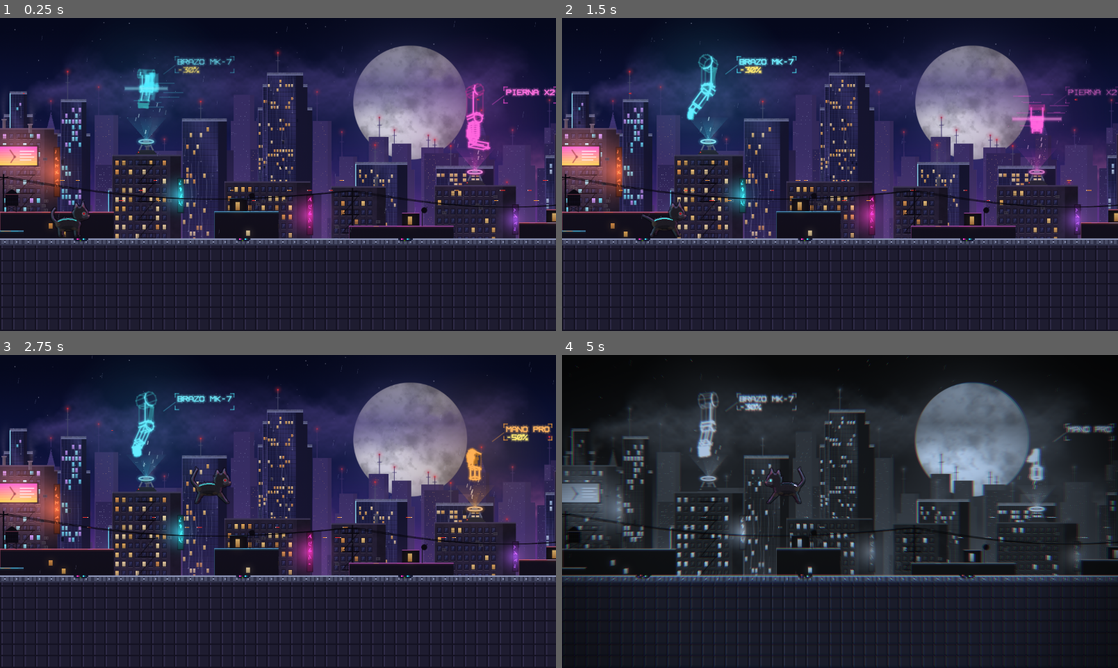
Above: before the commit, frames 1-4 (two rows, left to right).
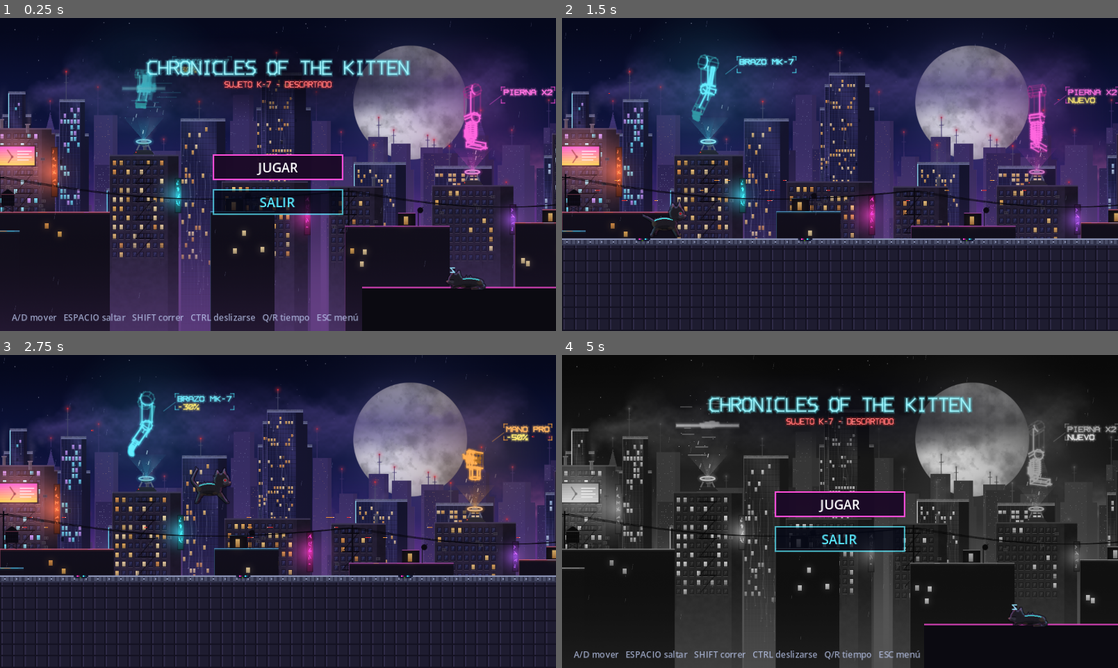
Above: after the commit, the same moments.

Repository: baltamiranocarrasco-ux/chronicles-of-the-kitten
Game: Godot game, scene res://scenes/main_menu.tscn
Same seed, same stepped clock (60 frames per second), same inputs: the game is played once before the commit and once after it. Before the commit the project starts from res://scenes/test_level.tscn.
Inputs (mouse positions are in pixels of both pictures, inside the frame that each line leads up to):
- Up to frame 1 (0.25 s): no input
- Up to frame 2 (1.5 s): click (840, 168) at 0.5 s, where only the run after the commit has a clickable "JUGAR"; move the mouse to (962, 158) at 1.27 s; hold D (move_right) from 1.28 s (still down); tap E (interact) at 1.35 s; click (962, 158) at 1.42 s
- Up to frame 3 (2.75 s): tap Space (jump) at 1.52, 2.27 s; move the mouse to (166, 527) at 2.02 s; release D (move_right) at 2.03 s; hold S (move_down) from 2.03 s (still down); tap Ctrl (slide) at 2.1 s; click (166, 527) at 2.17 s
- Up to frame 4 (5 s): move the mouse to (895, 442) at 2.77 s; release S (move_down) at 2.78 s; hold D (move_right) 2.78-3.53 s; tap Q (slow_time) at 2.85 s; click (895, 442) at 2.92 s; move the mouse to (812, 574) at 3.52 s; hold W (move_up) 3.53-4.28 s; tap Shift (sprint) at 3.6 s; click (812, 574) at 3.67 s; tap Space (jump) at 3.77, 4.52 s; move the mouse to (1006, 558) at 4.27 s; hold A (move_left) from 4.28 s (still down); tap R (stop_time) at 4.35 s; click (1006, 558) at 4.42 s; tap Escape (ui_cancel) at 4.9 s

The runs differ from the first frame. In frame 1, 31% of the frame differs, in the area x 0-100%, y 0-100%; in frame 2, 1.7%; in frame 3, 0.9%; in frame 4, 28%.

Commit message:
Add a simple start menu
- scenes/main_menu.tscn (built in ui/main_menu.gd) is now the main scene:
  the HD city scrolling on its own with holograms, vent smoke, blinking
  windows and rain, the cat asleep on a rooftop ledge (belly up once it
  trusts you), the title in the holograms' vector font, a subtitle that
  reads "SUJETO K-7 - DESCARTADO" (or "ADOPTADO" at 90+ trust), JUGAR and
  SALIR buttons, and a controls hint. Focus follows the mouse only when it
  moves, so opening the menu with the cursor over SALIR can't quit on Enter
- New Game autoload: start_level() / go_to_menu(); ESC in a level returns
  to the menu (also during time stop) and resets pause, time scale and
  the cursor. Game.LEVELS is ready for a level selector later
- ui/vector_title.gd draws neon text with the hologram font (adds "F")
- The project is now named "Chronicles of the Kitten" (window title and
  user data folder); CatBond copies an existing save from the old
  "[unnamed project]" folder so trust is not lost

Co-Authored-By: Claude Opus 5.5 <noreply@anthropic.com>
Claude-Session: https://claude.ai/code/session_01972UaWTLzmshJ9tyJgi3SZ

Diff:
--- a/effects/hologram_ads.gd
+++ b/effects/hologram_ads.gd
@@ -44,6 +44,7 @@
 	"C": [[4, 0, 1, 0, 0, 1, 0, 5, 1, 6, 4, 6]],
 	"D": [[0, 0, 3, 0, 4, 1, 4, 5, 3, 6, 0, 6, 0, 0]],
 	"E": [[4, 0, 0, 0, 0, 6, 4, 6], [0, 3, 3, 3]],
+	"F": [[4, 0, 0, 0, 0, 6], [0, 3, 3, 3]],
 	"H": [[0, 0, 0, 6], [4, 0, 4, 6], [0, 3, 4, 3]],
 	"I": [[1, 0, 3, 0], [2, 0, 2, 6], [1, 6, 3, 6]],
 	"J": [[4, 0, 4, 5, 3, 6, 1, 6, 0, 5]],
--- a/project.godot
+++ b/project.godot
@@ -10,13 +10,15 @@
 
 [application]
 
-run/main_scene="uid://b7kittestlvl1"
+config/name="Chronicles of the Kitten"
+run/main_scene="res://scenes/main_menu.tscn"
 config/features=PackedStringArray("4.6", "Forward Plus")
 config/icon="res://icon.svg"
 
 [autoload]
 
 CatBond="*res://systems/cat_bond.gd"
+Game="*res://systems/game.gd"
 
 [display]
 
--- /dev/null
+++ b/scenes/main_menu.tscn
@@ -0,0 +1,6 @@
+[gd_scene format=3]
+
+[ext_resource type="Script" path="res://ui/main_menu.gd" id="1_menu"]
+
+[node name="MainMenu" type="Node2D"]
+script = ExtResource("1_menu")
--- a/systems/cat_bond.gd
+++ b/systems/cat_bond.gd
@@ -29,9 +29,21 @@
 
 func _ready() -> void:
 	process_mode = PROCESS_MODE_ALWAYS
+	_migrate_old_save()
 	var cfg := ConfigFile.new()
 	if cfg.load(SAVE_PATH) == OK:
 		trust = clampf(float(cfg.get_value("bond", "trust", 0.0)), 0.0, MAX_TRUST)
+
+
+# Antes el proyecto no tenía nombre y Godot guardaba en la carpeta
+# "[unnamed project]"; si ahí hay una relación guardada, se trae.
+func _migrate_old_save() -> void:
+	if FileAccess.file_exists(SAVE_PATH):
+		return
+	var old := OS.get_user_data_dir().get_base_dir().path_join("[unnamed project]").path_join("cat_bond.cfg")
+	if FileAccess.file_exists(old):
+		DirAccess.make_dir_recursive_absolute(OS.get_user_data_dir())
+		DirAccess.copy_absolute(old, ProjectSettings.globalize_path(SAVE_PATH))
 
 
 ## Cambia la confianza. Las subidas se recortan al tope de la sesión.
--- /dev/null
+++ b/systems/game.gd
@@ -0,0 +1,34 @@
+extends Node
+## Flujo del juego (autoload "Game"): cambiar entre el menú y los niveles.
+## ESC en un nivel vuelve al menú de inicio.
+
+const MENU := "res://scenes/main_menu.tscn"
+const LEVELS := ["res://scenes/test_level.tscn"] ## en orden; el selector de niveles vendrá después
+
+
+func _ready() -> void:
+	# ESC tiene que funcionar también con el tiempo detenido (R pausa el árbol)
+	process_mode = PROCESS_MODE_ALWAYS
+
+
+func start_level(index := 0) -> void:
+	change_scene(LEVELS[index])
+
+
+func go_to_menu() -> void:
+	change_scene(MENU)
+
+
+func change_scene(path: String) -> void:
+	# Deja el mundo como estaba: sin pausa, sin cámara lenta, cursor normal
+	get_tree().paused = false
+	Engine.time_scale = 1.0
+	Input.set_custom_mouse_cursor(null)
+	get_tree().change_scene_to_file(path)
+
+
+func _unhandled_input(event: InputEvent) -> void:
+	var scene := get_tree().current_scene
+	if event.is_action_pressed("ui_cancel") and scene and scene.scene_file_path != MENU:
+		get_viewport().set_input_as_handled()
+		go_to_menu()
--- /dev/null
+++ b/ui/main_menu.gd
@@ -0,0 +1,190 @@
+extends Node2D
+## Menú de inicio: la ciudad de fondo desplazándose sola (con hologramas,
+## humo, ventanas y lluvia), el gato durmiendo en una azotea y el título con
+## la tipografía de los hologramas. Por ahora: JUGAR y SALIR (el selector de
+## niveles se agregará después; ver Game.LEVELS).
+
+const HOLOGRAMS := preload("res://effects/hologram_ads.gd")
+const CITY_LIFE := preload("res://effects/city_life.gd")
+const TITLE := preload("res://ui/vector_title.gd")
+const CAT_SHEET := preload("res://assets/cat/cat_sheet.png")
+const BG_MATERIAL := preload("res://effects/bg_material.tres")
+const BG_FX_MATERIAL := preload("res://effects/bg_fx_material.tres")
+const BG_DETAIL := 3.0 ## el fondo tiene el triple de detalle (ver tools/generate_city.py)
+const VIEW := Vector2(384, 216)
+
+## [textura, velocidad de desplazamiento (px/s), elementos animados]
+const LAYERS := [
+	["res://assets/city/bg_0_sky.png", 0.0, []],
+	["res://assets/city/bg_1_far.png", -2.0, []],
+	["res://assets/city/bg_2_midfar.png", -4.0, [CITY_LIFE.Kind.LIGHTS]],
+	["res://assets/city/bg_3_mid.png", -7.0, [&"holograms", CITY_LIFE.Kind.SMOKE]],
+	["res://assets/city/bg_4_near.png", -11.0, [CITY_LIFE.Kind.RAIN]],
+]
+const LEDGE_Y := 186.0 ## azotea donde duerme el gato
+const CAT_X := 322.0
+const CYAN := Color(0.35, 0.92, 1.0)
+const MAGENTA := Color(1.0, 0.3, 0.85)
+
+var _cat: Sprite2D
+var _cat_frames: Array[int] = []
+var _cat_t := 0.0
+var _play: Button
+
+
+func _ready() -> void:
+	var cam := Camera2D.new()
+	cam.position = VIEW / 2.0
+	add_child(cam)
+	for l in LAYERS:
+		_add_layer(l[0], l[1], l[2])
+	_add_ledge_and_cat()
+	_add_ui()
+	_play.grab_focus()
+
+
+func _process(delta: float) -> void:
+	# El gato duerme (panza arriba si ya confía en ti)
+	_cat_t += delta
+	_cat.frame = _cat_frames[int(_cat_t / 0.33) % _cat_frames.size()]
+
+
+# --- fondo --------------------------------------------------------------------
+
+func _add_layer(path: String, speed: float, life: Array) -> void:
+	var tex: Texture2D = load(path)
+	var layer := Parallax2D.new()
+	layer.repeat_size = Vector2(tex.get_width() / BG_DETAIL, 0)
+	layer.repeat_times = 1
+	layer.autoscroll = Vector2(speed, 0)
+	layer.texture_filter = CanvasItem.TEXTURE_FILTER_LINEAR
+	add_child(layer)
+	var sprite := Sprite2D.new()
+	sprite.texture = tex
+	sprite.centered = false
+	sprite.scale = Vector2.ONE / BG_DETAIL
+	sprite.material = BG_MATERIAL
+	layer.add_child(sprite)
+	for kind in life:
+		var node := Node2D.new()
+		if kind is StringName:
+			node.set_script(HOLOGRAMS)
+		else:
+			node.set_script(CITY_LIFE)
+			node.set("kind", kind)
+		node.set("layer_width", layer.repeat_size.x)
+		node.material = BG_FX_MATERIAL
+		layer.add_child(node)
+
+
+func _add_ledge_and_cat() -> void:
+	# Borde de una azotea mojada en primer plano
+	var ledge := Polygon2D.new()
+	ledge.polygon = PackedVector2Array([Vector2(250, LEDGE_Y), Vector2(VIEW.x, LEDGE_Y),
+			Vector2(VIEW.x, VIEW.y), Vector2(250, VIEW.y)])
+	ledge.color = Color(0.045, 0.04, 0.07)
+	add_child(ledge)
+	var rim := Line2D.new()
+	rim.points = PackedVector2Array([Vector2(250, LEDGE_Y), Vector2(VIEW.x, LEDGE_Y)])
+	rim.width = 1.0
+	rim.default_color = Color(MAGENTA, 0.8)
+	add_child(rim)
+
+	_cat = Sprite2D.new()
+	_cat.texture = CAT_SHEET
+	_cat.hframes = 8
+	var frame := CAT_SHEET.get_width() / 8
+	_cat.vframes = CAT_SHEET.get_height() / frame
+	_cat.scale = Vector2.ONE * 32.0 / frame
+	if frame > 32:
+		_cat.texture_filter = CanvasItem.TEXTURE_FILTER_LINEAR
+	_cat.flip_h = true
+	_cat.position = Vector2(CAT_X, LEDGE_Y - 13.5) # las patas están en la fila 29.5 del cuadro de 32
+	var belly := CatBond.is_bonded() and _cat.vframes >= 10
+	for f in (range(74, 78) if belly else range(40, 48)):
+		_cat_frames.append(f)
+	add_child(_cat)
+
+
+# --- interfaz --------------------------------------------------------------------
+
+func _add_ui() -> void:
+	var ui := CanvasLayer.new()
+	add_child(ui)
+
+	# Franja oscura difusa detrás del título, para que se lea sobre los hologramas
+	var band := TextureRect.new()
+	var grad := Gradient.new()
+	grad.set_color(0, Color(0.02, 0.02, 0.06, 0.8))
+	grad.set_color(1, Color(0.02, 0.02, 0.06, 0.0))
+	var tex := GradientTexture2D.new()
+	tex.gradient = grad
+	tex.fill = GradientTexture2D.FILL_RADIAL
+	tex.fill_from = Vector2(0.5, 0.5)
+	tex.fill_to = Vector2(1.0, 0.5)
+	band.texture = tex
+	band.stretch_mode = TextureRect.STRETCH_SCALE
+	band.position = Vector2(VIEW.x / 2.0 - 150, 8)
+	band.size = Vector2(300, 60)
+	band.mouse_filter = Control.MOUSE_FILTER_IGNORE
+	ui.add_child(band)
+
+	var title := TITLE.new()
+	title.text = "CHRONICLES OF THE KITTEN"
+	title.size = 1.45
+	title.position = Vector2(VIEW.x / 2.0, 30)
+	ui.add_child(title)
+
+	var subtitle := TITLE.new()
+	var adopted := CatBond.trust >= CatBond.ADOPTED
+	subtitle.text = "SUJETO K-7 - ADOPTADO" if adopted else "SUJETO K-7 - DESCARTADO"
+	subtitle.size = 0.62
+	subtitle.color = Color(1.0, 0.62, 0.78) if adopted else Color(1.0, 0.25, 0.25)
+	subtitle.position = Vector2(VIEW.x / 2.0, 44)
+	ui.add_child(subtitle)
+
+	var box := VBoxContainer.new()
+	box.position = Vector2(VIEW.x / 2.0 - 45, 94)
+	box.size = Vector2(90, 0)
+	box.add_theme_constant_override("separation", 6)
+	ui.add_child(box)
+	_play = _button("JUGAR", func(): Game.start_level(0))
+	box.add_child(_play)
+	box.add_child(_button("SALIR", func(): get_tree().quit()))
+
+	var hint := Label.new()
+	hint.text = "A/D mover   ESPACIO saltar   SHIFT correr   CTRL deslizarse   Q/R tiempo   ESC menú"
+	hint.add_theme_font_size_override("font_size", 6)
+	hint.add_theme_color_override("font_color", Color(0.75, 0.8, 0.95, 0.75))
+	hint.position = Vector2(8, VIEW.y - 14)
+	ui.add_child(hint)
+
+
+func _button(text: String, action: Callable) -> Button:
+	var b := Button.new()
+	b.text = text
+	b.custom_minimum_size = Vector2(90, 18)
+	b.add_theme_font_size_override("font_size", 9)
+	b.add_theme_color_override("font_color", CYAN)
+	b.add_theme_color_override("font_hover_color", Color.WHITE)
+	b.add_theme_color_override("font_focus_color", Color.WHITE)
+	b.add_theme_stylebox_override("normal", _style(Color(0.02, 0.03, 0.09, 0.75), Color(CYAN, 0.7)))
+	b.add_theme_stylebox_override("hover", _style(Color(0.12, 0.04, 0.16, 0.85), MAGENTA))
+	b.add_theme_stylebox_override("focus", _style(Color(0.12, 0.04, 0.16, 0.85), MAGENTA))
+	b.add_theme_stylebox_override("pressed", _style(Color(0.25, 0.06, 0.25, 0.9), MAGENTA))
+	# El foco sigue al mouse solo si se mueve (si el menú se abre con el
+	# cursor quieto encima de SALIR, Enter no debe cerrar el juego)
+	b.gui_input.connect(func(e: InputEvent):
+		if e is InputEventMouseMotion and not b.has_focus():
+			b.grab_focus())
+	b.pressed.connect(action)
+	return b
+
+
+func _style(bg: Color, border: Color) -> StyleBoxFlat:
+	var s := StyleBoxFlat.new()
+	s.bg_color = bg
+	s.border_color = border
+	s.set_border_width_all(1)
+	s.set_content_margin_all(2)
+	return s
--- /dev/null
+++ b/ui/vector_title.gd
@@ -0,0 +1,38 @@
+extends Node2D
+## Texto con la tipografía vectorial de los hologramas (effects/hologram_ads.gd),
+## con resplandor y un parpadeo leve de tubo de neón.
+
+const HOLO := preload("res://effects/hologram_ads.gd")
+
+@export var text := ""
+@export var size := 1.6 ## escala de la rejilla de 4x6 de cada letra (px del juego)
+@export var color := Color(0.4, 0.95, 1.0)
+@export var centered := true
+
+var _t := 0.0
+
+
+func _process(delta: float) -> void:
+	_t += delta
+	queue_redraw()
+
+
+func width() -> float:
+	return text.length() * 5.2 * size - 1.2 * size
+
+
+func _draw() -> void:
+	var lines := PackedVector2Array()
+	var x := -width() / 2.0 if centered else 0.0
+	for ch in text:
+		for stroke in HOLO.FONT.get(ch, []):
+			for i in range(0, stroke.size() - 2, 2):
+				lines.append(Vector2(x + stroke[i] * size, stroke[i + 1] * size))
+				lines.append(Vector2(x + stroke[i + 2] * size, stroke[i + 3] * size))
+		x += 5.2 * size
+	if lines.is_empty():
+		return
+	var flicker := 0.92 + 0.08 * sin(_t * 37.0) * sin(_t * 5.3)
+	draw_multiline(lines, Color(color, 0.18 * flicker), size * 1.6, true)
+	draw_multiline(lines, Color(color, 0.35 * flicker), size * 0.7, true)
+	draw_multiline(lines, Color(color.lightened(0.4), flicker), size * 0.28, true)
Not shown, added: systems/game.gd.uid
Not shown, added: ui/main_menu.gd.uid
Not shown, added: ui/vector_title.gd.uid
